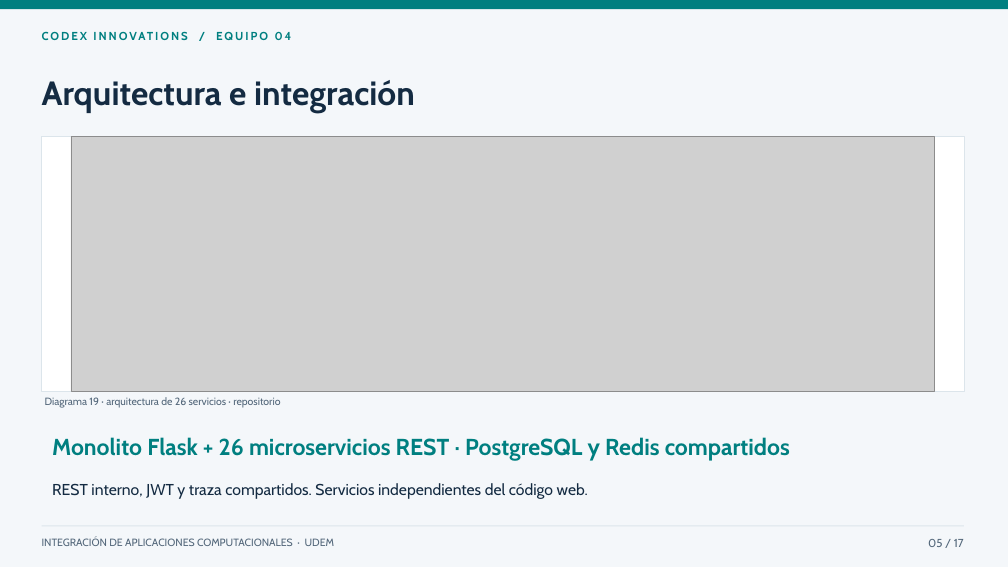
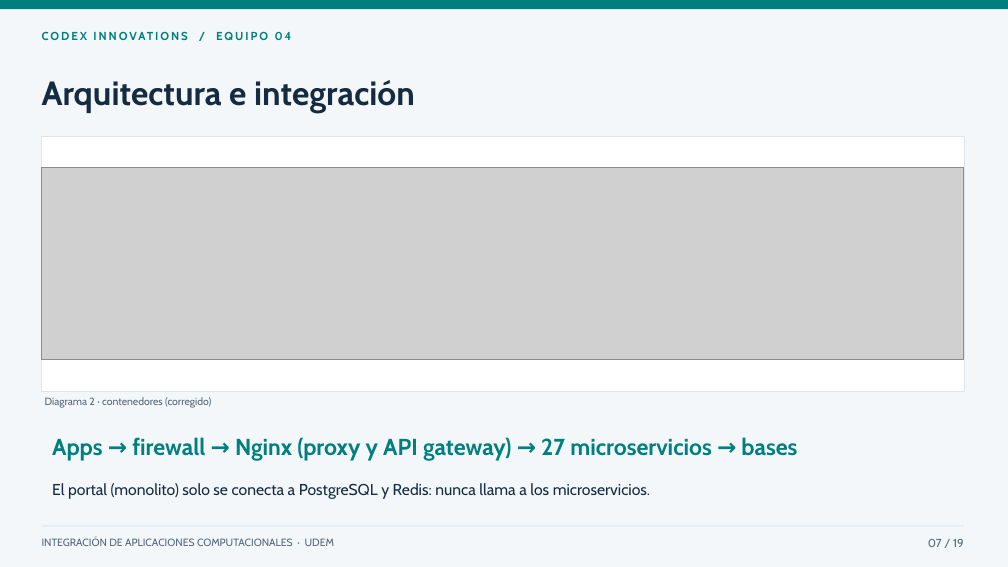
Before and after one commit to mauro-castp/proyecto-integracion, a slide deck: slide 7 of presentacion/Microhubs · Presentación final.pptx (slide 5 before the commit). Drawn at 1008x567 pixels with LibreOffice and Linux fonts; fonts in the diff are those of the drawing; grey boxes stand for pictures. Boxes give left, top, right and bottom in pixels: in the first picture for what was removed or moved away, otherwise in the second. Text is boxed around its words. In the diff, an @@ line names an element or a change of style, - is before the commit and + after.

```diff
--- a/presentacion/Microhubs · Presentación final.pptx
+++ b/presentacion/Microhubs · Presentación final.pptx
@@ picture: place and size @@
-picture at [71,136,935,392]
+picture at [42,168,964,360]
@@ text at [45,397,211,408]: text changed @@
-Diagrama 19 · arquitectura de 26 servicios · repositorio
+Diagrama 2 · contenedores (corregido)
@@ text at [52,437,797,461]: text changed @@
-Monolito Flask + 26 microservicios REST · PostgreSQL y Redis compartidos
+Apps → firewall → Nginx (proxy y API gateway) → 27 microservicios → bases
@@ text at [52,483,650,499]: text changed @@
-REST interno, JWT y traza compartidos. Servicios independientes del código web.
+El portal (monolito) solo se conecta a PostgreSQL y Redis: nunca llama a los microservicios.
@@ text at [928,539,964,547]: text changed @@
-05 / 17
+07 / 19
```
Also in this commit, not shown: 15 other slides changed, 2 slides added, 1 other file.
